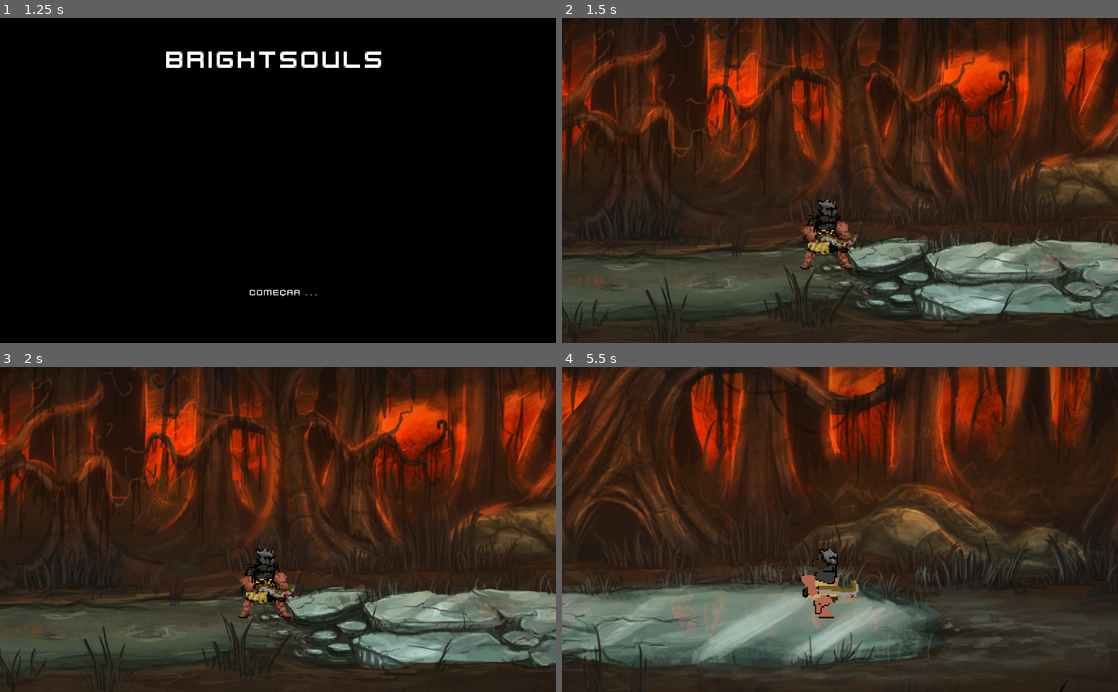
Above: before the commit, frames 1-4 (two rows, left to right).
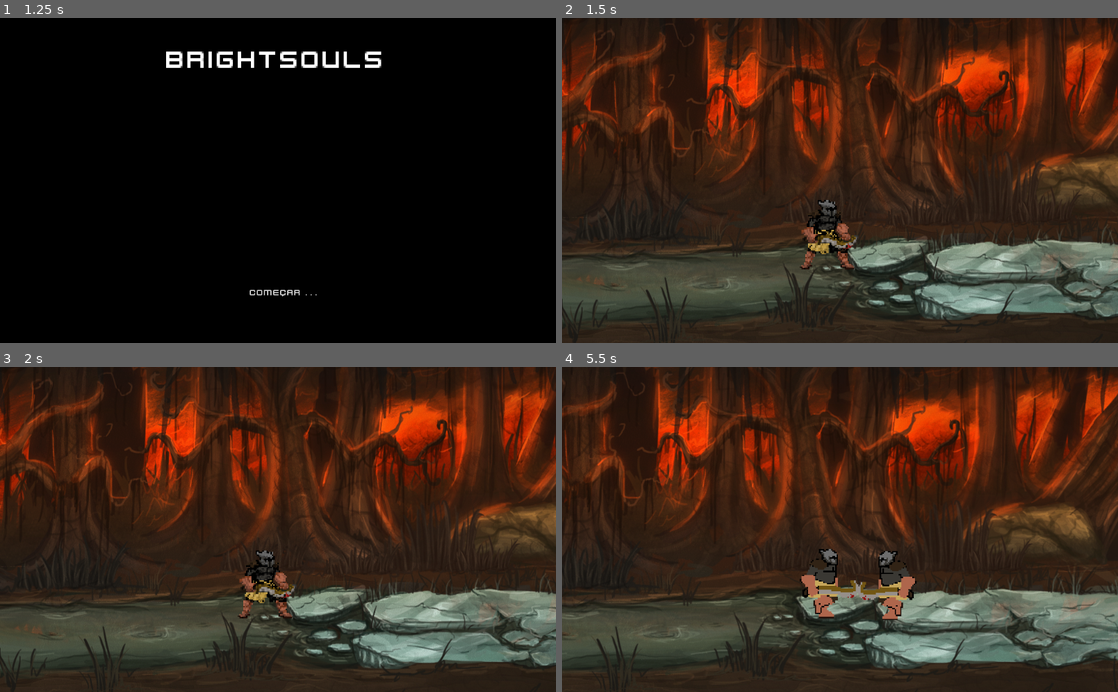
Above: after the commit, the same moments.

Repository: DouglasKosvoski/Bright
Game: Godot game, scene res://Scenes/MAIN_MENU.tscn
Two runs of this game, one before a commit and one after it. Both use one fixed random seed, a clock stepped at 60 frames per second and the inputs below. The engine's default icon, where the game draws it, is replaced by a stand-in: a white triangle on a blue panel in a dark square.
Inputs:
- Up to frame 1 (1.25 s): click "start" at 0.5 s
- Up to frame 2 (1.5 s): click "COMEÇAR . . ." at 1.25 s
- Up to frame 3 (2 s): no input
- Up to frame 4 (5.5 s): hold Space (space) 2.03-2.78 s; hold D (right) 2.03-3.53 s; tap Space (space) at 2.85, 4.35 s; hold A (left) 3.53-4.28 s; hold Space (space) 3.53-4.28 s; hold D (right) from 4.28 s (still down); hold Space (space) from 5.03 s (still down)

Frame 1 is identical in both runs. In frame 2, 0.3% of the frame differs, in the area x 43-53%, y 62-72%; in frame 3, 0.2%; in frame 4, 50%, in the area x 0-100%, y 0-100%.

Commit message:
'.'

Diff:
--- /dev/null
+++ b/KinematicBody2D.gd
@@ -0,0 +1,36 @@
+extends KinematicBody2D
+
+# Declare member variables here. Examples:
+# var a = 2
+# var b = "text"
+var speed = 10
+var motion = Vector2()
+var temp = 0
+var direita = true
+# Called when the node enters the scene tree for the first time.
+func _ready():
+	get_node("Sprite/AnimatedSprite").set_flip_h(true)
+	pass # Replace with function body.
+
+func _physics_process(delta):
+	if speed > 10:
+		speed = 0
+	get_node("Sprite/AnimatedSprite").play('walking')
+	if temp > 300:
+		temp = 0
+		if direita:
+			direita = false
+			get_node("Sprite/AnimatedSprite").set_flip_h(false)
+		else:
+			direita = true
+			get_node("Sprite/AnimatedSprite").set_flip_h(true)
+	if direita:
+		motion.x -= speed
+	else:
+		motion.x += speed
+
+	temp += 1
+	motion = move_and_slide(motion, Vector2(0,-1))
+# Called every frame. 'delta' is the elapsed time since the previous frame.
+#func _process(delta):
+#	pass
--- /dev/null
+++ b/Scenes/INIMIGO.tscn
@@ -0,0 +1,46 @@
+[gd_scene load_steps=12 format=2]
+
+[ext_resource path="res://KinematicBody2D.gd" type="Script" id=1]
+[ext_resource path="res://sprites/idle/player_frame_1.png" type="Texture" id=2]
+[ext_resource path="res://sprites/idle/player_frame_2.png" type="Texture" id=3]
+[ext_resource path="res://sprites/idle/player_frame_3.png" type="Texture" id=4]
+[ext_resource path="res://sprites/idle/player_frame_4.png" type="Texture" id=5]
+[ext_resource path="res://sprites/walk/player_walk_1.png" type="Texture" id=6]
+[ext_resource path="res://sprites/walk/player_walk_2.png" type="Texture" id=7]
+[ext_resource path="res://sprites/walk/player_walk_3.png" type="Texture" id=8]
+[ext_resource path="res://sprites/walk/player_walk_4.png" type="Texture" id=9]
+
+[sub_resource type="SpriteFrames" id=2]
+animations = [ {
+"frames": [ ExtResource( 2 ), ExtResource( 3 ), ExtResource( 4 ), ExtResource( 5 ) ],
+"loop": true,
+"name": "idle",
+"speed": 5.0
+}, {
+"frames": [ ExtResource( 6 ), ExtResource( 7 ), ExtResource( 8 ), ExtResource( 9 ) ],
+"loop": true,
+"name": "walking",
+"speed": 5.0
+} ]
+
+[sub_resource type="RectangleShape2D" id=1]
+extents = Vector2( 21.9251, 27.5956 )
+
+[node name="INIMIGO" type="Node2D"]
+
+[node name="KinematicBody2D" type="KinematicBody2D" parent="."]
+script = ExtResource( 1 )
+
+[node name="Sprite" type="Sprite" parent="KinematicBody2D"]
+position = Vector2( 152.437, 214.794 )
+
+[node name="AnimatedSprite" type="AnimatedSprite" parent="KinematicBody2D/Sprite"]
+position = Vector2( 0.0860138, 1.31551 )
+frames = SubResource( 2 )
+animation = "walking"
+frame = 1
+playing = true
+
+[node name="CollisionShape2D" type="CollisionShape2D" parent="KinematicBody2D"]
+position = Vector2( 152.437, 214.794 )
+shape = SubResource( 1 )
--- a/Scenes/MAIN.tscn
+++ b/Scenes/MAIN.tscn
@@ -1,8 +1,9 @@
-[gd_scene load_steps=5 format=2]
+[gd_scene load_steps=6 format=2]
 
 [ext_resource path="res://icon.png" type="Texture" id=1]
 [ext_resource path="res://Scenes/BKGD.tscn" type="PackedScene" id=2]
 [ext_resource path="res://Scenes/PLAYER.tscn" type="PackedScene" id=3]
+[ext_resource path="res://Scenes/INIMIGO.tscn" type="PackedScene" id=4]
 
 [sub_resource type="RectangleShape2D" id=1]
 extents = Vector2( 31.0066, 31.5263 )
@@ -67,3 +68,7 @@
 [node name="BKGD" parent="." instance=ExtResource( 2 )]
 
 [node name="PLAYER" parent="." instance=ExtResource( 3 )]
+
+[node name="INIMIGO" parent="." instance=ExtResource( 4 )]
+position = Vector2( 1178.97, -124.172 )
+scale = Vector2( 2.5, 2.5 )
--- a/Scenes/PLAYER.tscn
+++ b/Scenes/PLAYER.tscn
@@ -31,7 +31,7 @@
 "frames": [ ExtResource( 6 ), ExtResource( 7 ), ExtResource( 8 ) ],
 "loop": true,
 "name": "attack",
-"speed": 6.0
+"speed": 8.0
 }, {
 "frames": [ ExtResource( 9 ), ExtResource( 10 ), ExtResource( 11 ), ExtResource( 12 ) ],
 "loop": true,
@@ -60,9 +60,9 @@
 [node name="AnimatedSprite" type="AnimatedSprite" parent="KinematicBody2D/Sprite"]
 frames = SubResource( 2 )
 animation = "idle"
+frame = 3
 playing = true
 
 [node name="Camera2D" type="Camera2D" parent="KinematicBody2D"]
 position = Vector2( 7.99998, -40 )
-scale = Vector2( 1, 1 )
 current = true
--- a/scripts/player.gd
+++ b/scripts/player.gd
@@ -7,8 +7,10 @@
 onready var anim = get_node("Sprite/AnimatedSprite")
 var move = false
 var dir = 'right'
-
-
+var roll = false
+var temp_roll = 0
+var temp_atk = 0
+var atk = false
 func _physics_process(delta):
 	motion.y += GRAVITY
 	motion.x = 0
@@ -20,28 +22,46 @@
 			motion.x += speed
 		move = false
 
-	if Input.is_action_pressed('left'):
-		dir = 'left'
-		get_node("Sprite/AnimatedSprite").set_flip_h(true)
-		move = true
-		anim.play("walk")
-	elif Input.is_action_pressed('right'):
-		dir = 'right'
-		get_node("Sprite/AnimatedSprite").set_flip_h(false)
-		move = true
-		anim.play("walk")
+	if atk:
+		get_node("Sprite/AnimatedSprite").play('attack')
+		temp_atk += 1
+		if temp_atk == 20:
+			temp_atk = 0
+			atk = false
+	elif roll:
+		get_node("Sprite/AnimatedSprite").play('roll')
+		if is_on_floor() == true:
+			if dir == 'left':
+				motion.x -= speed
+			elif dir == 'right':
+				motion.x += speed
+			temp_roll += 1
+			if temp_roll == 30:
+				temp_roll = 0
+				roll = false
 	else:
-		if Input.is_action_pressed('left_ctrl'):
-			if is_on_floor() == true:
-				get_node("Sprite/AnimatedSprite").play('roll')
-				if dir == 'left':
-					motion.x -= speed
-				elif dir == 'right':
-					motion.x += speed
-		elif Input.is_action_pressed('space'):
-			get_node("Sprite/AnimatedSprite").play('attack')
+		if Input.is_action_pressed('left'):
+
+			dir = 'left'
+			get_node("Sprite/AnimatedSprite").set_flip_h(true)
+			move = true
+			anim.play("walk")
+			if Input.is_action_pressed('left_ctrl'):
+				roll = true
+		elif Input.is_action_pressed('right'):
+			dir = 'right'
+			get_node("Sprite/AnimatedSprite").set_flip_h(false)
+			move = true
+			anim.play("walk")
+			if Input.is_action_pressed('left_ctrl'):
+				roll = true
 		else:
-			anim.play("idle")
+			if Input.is_action_pressed('left_ctrl'):
+				roll = true
+			if Input.is_action_pressed('space'):
+				atk = true
+			else:
+				anim.play("idle")
 
 #	if Input.is_action_just_pressed('space'):
 #		if is_on_floor():
